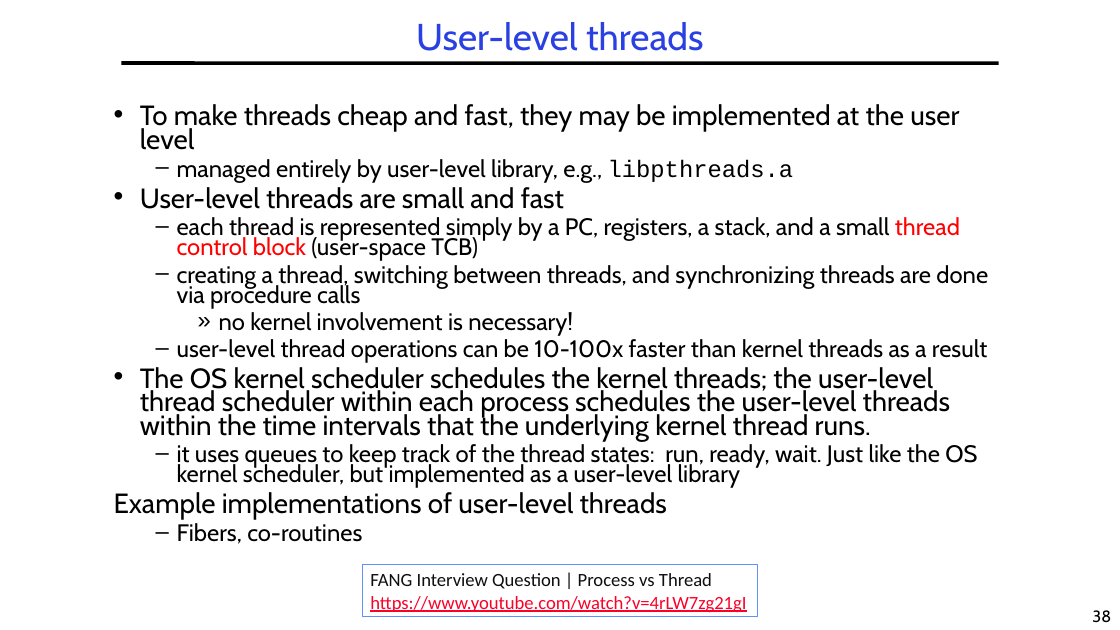
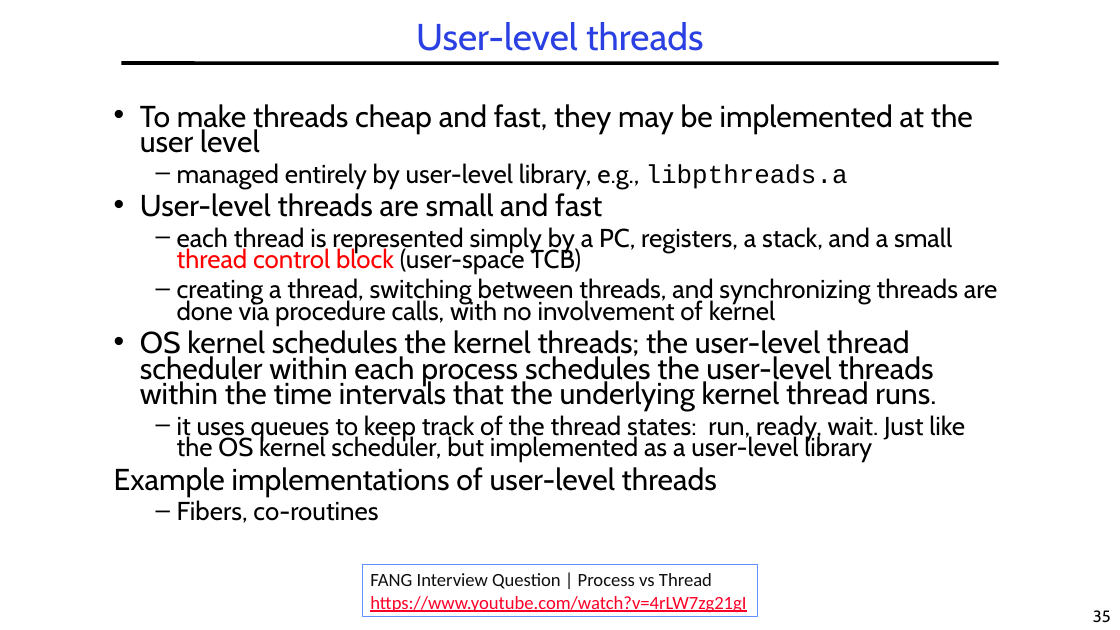
Before and after one commit to guhofstra/CSC112Fa26, a slide deck: slide 35 of PPTs/L2-Processes Threads.pptx (slide 38 before the commit). Drawn at 1120x630 pixels with LibreOffice and Linux fonts; fonts in the diff are those of the drawing. Boxes give left, top, right and bottom in pixels: in the first picture for what was removed or moved away, otherwise in the second. Text is boxed around its words. In the diff, an @@ line names an element or a change of style, - is before the commit and + after.

```diff
--- a/PPTs/L2-Processes Threads.pptx
+++ b/PPTs/L2-Processes Threads.pptx
@@ text at (114,104,973,523): size 23.8 to 25.9 pt in "To make threads cheap and fast, they ...", "User-level threads are small and fast", "Example implementations of user-level threads"; size 20.4 to 22.2 pt in "managed entirely by user-level library, e.g., libpthreads.a", "each thread is represented simply by a ...", "it uses queues to keep track of ...", "Fibers, co-routines" @@
@@ text at (140,278,998,412): text changed; size 20.4 to 25.9 pt @@
-  – creating a thread, switching between threads, and synchronizing threads are done via procedure calls
-    » no kernel involvement is necessary!
-  – user-level thread operations can be 10-100x faster than kernel threads as a result
-• The OS kernel scheduler schedules the kernel threads; the user-level thread scheduler within each process schedules the user-level threads within the time intervals that the underlying kernel thread runs.
+  – creating a thread, switching between threads, and synchronizing threads are done via procedure calls, with no involvement of kernel
+• OS kernel schedules the kernel threads; the user-level thread scheduler within each process schedules the user-level threads within the time intervals that the underlying kernel thread runs.
@@ page number at (1093,610,1111,623): text changed @@
-38
+35
```
Also in this commit, not shown: 6 other slides changed, 3 slides removed, 7 other files.
